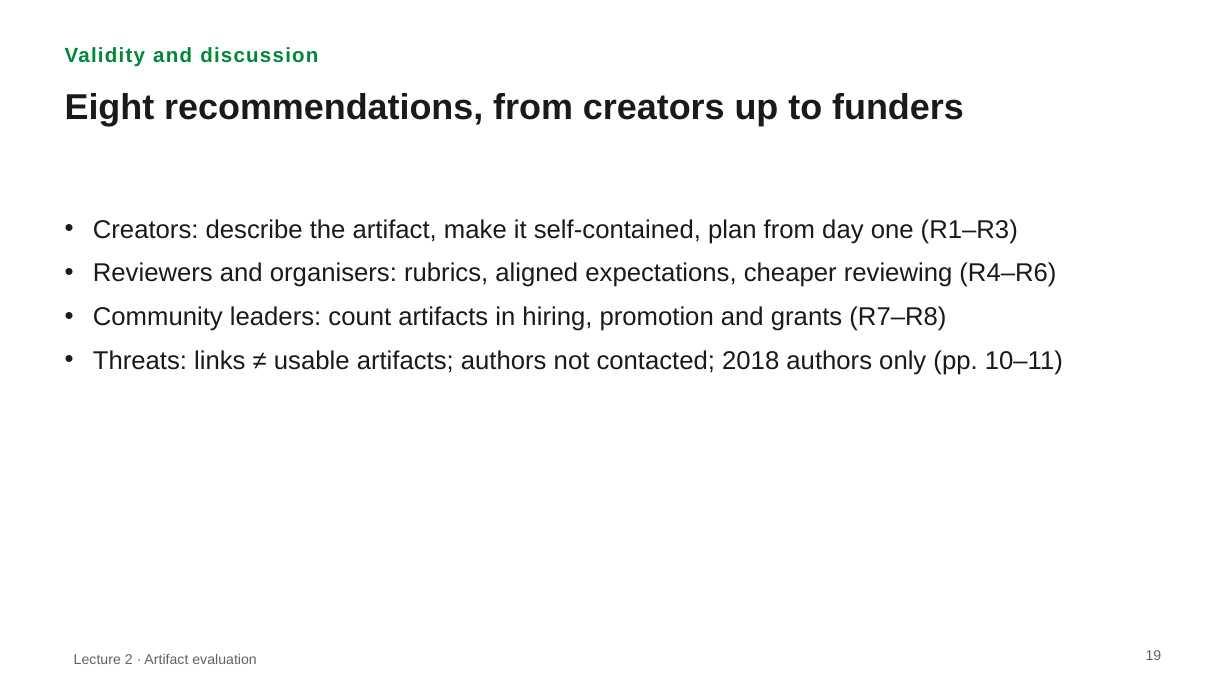
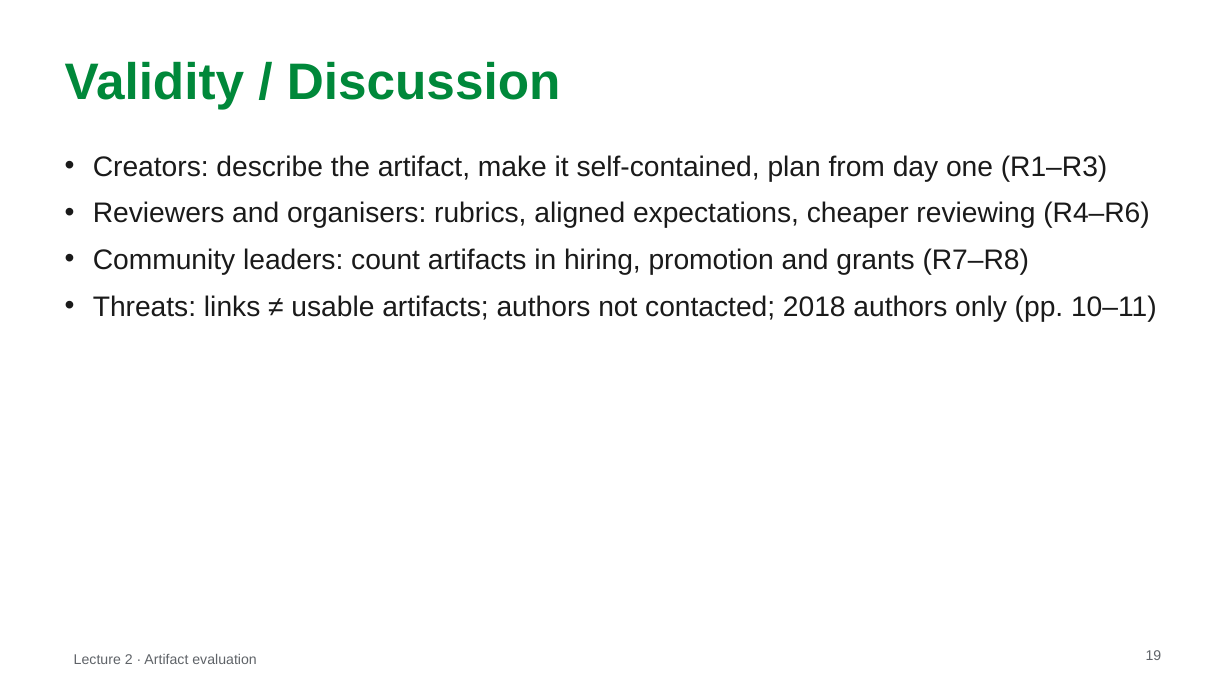
Before and after one commit to MarkAndreDuesing/Reprod_Docs_And_Notes, a slide deck: slide 19 of Vorl_2/slides/lecture2-style-B.pptx. Drawn at 1232x693 pixels with LibreOffice and Linux fonts; fonts in the diff are those of the drawing. Boxes give left, top, right and bottom in pixels: in the first picture for what was removed or moved away, otherwise in the second. Text is boxed around its words. In the diff, an @@ line names an element or a change of style, - is before the commit and + after.

```diff
--- a/Vorl_2/slides/lecture2-style-B.pptx
+++ b/Vorl_2/slides/lecture2-style-B.pptx
@@ text "Validity / Discussion" at bbox=[65, 61, 561, 109]: vertical alignment top to middle @@
@@ text at bbox=[65, 61, 561, 109]: text changed; size 16 to 40 pt @@
-Validity and discussion
+Validity / Discussion
@@ text removed at bbox=[65, 93, 964, 126] @@
-Eight recommendations, from creators up to funders
@@ text "Creators: describe the artifact, make ...": place and size @@
-text "Creators: describe the artifact, make ..." at bbox=[93, 219, 1063, 375]
+text "Creators: describe the artifact, make ..." at bbox=[93, 155, 1157, 322]
@@ text "Creators: describe the artifact, make ..." at bbox=[93, 155, 1157, 322]: size 20 to 22 pt @@
```
Also in this commit, not shown: 26 other slides changed, 2 slides added, 2 slides removed, 2 other files.
